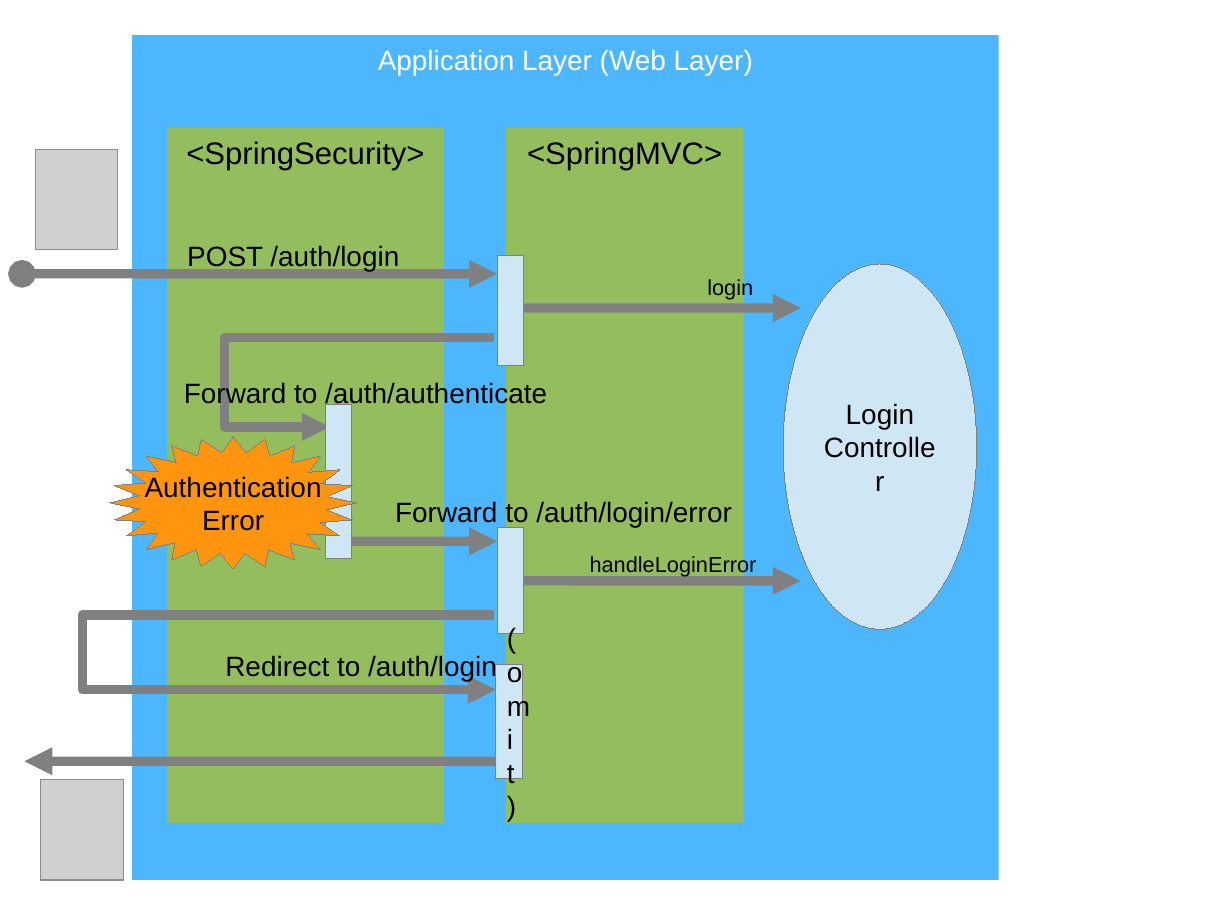
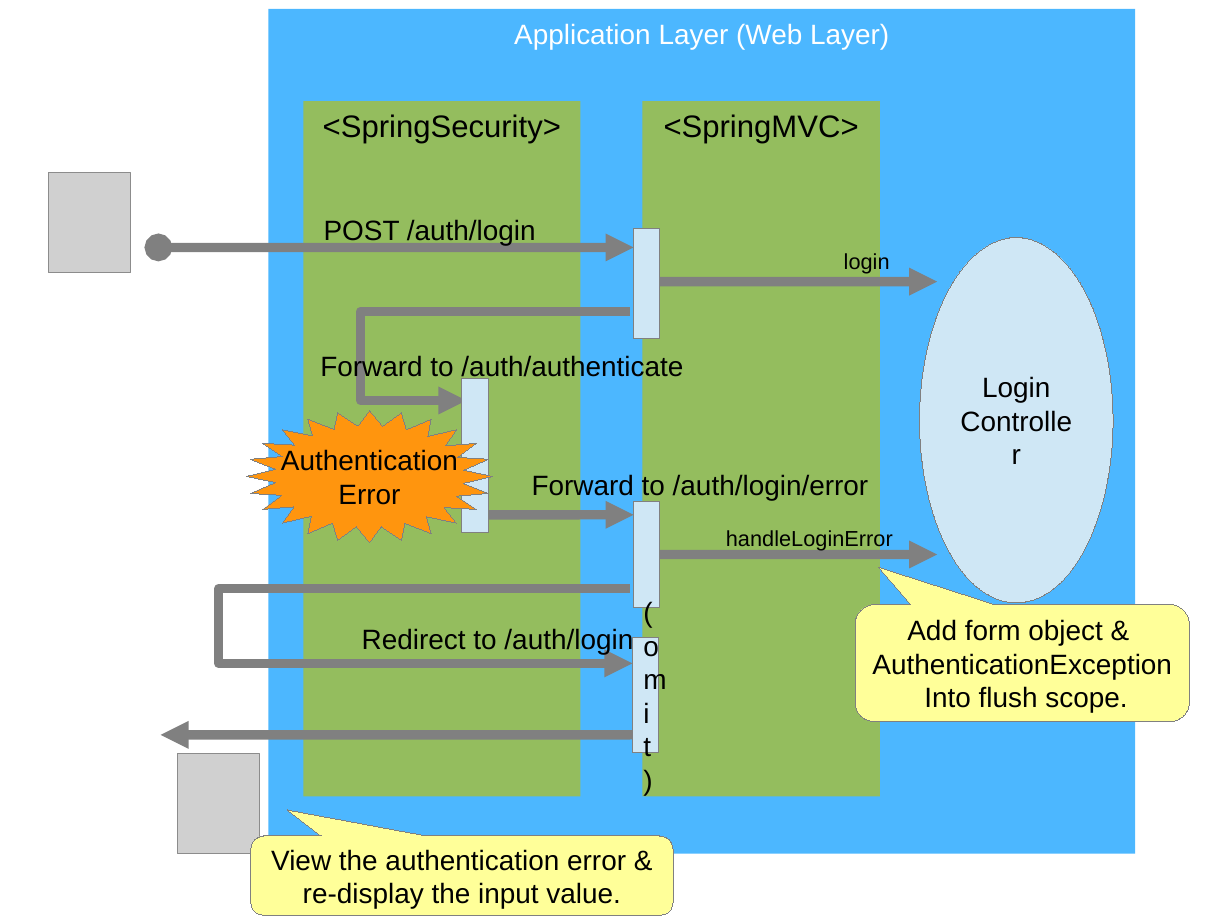
Before and after one commit to kazuki43zoo/demo-application, a slide deck: slide 4 of images/material.odp. Drawn at 1232x924 pixels with LibreOffice and Linux fonts; fonts in the diff are those of the drawing; grey boxes stand for pictures. Boxes give left, top, right and bottom in pixels: in the first picture for what was removed or moved away, otherwise in the second. Text is boxed around its words. In the diff, an @@ line names an element or a change of style, - is before the commit and + after.

```diff
--- a/images/material.odp
+++ b/images/material.odp
@@ picture: place and size @@
-picture at <box>35,150,117,250</box>
+picture at <box>48,172,131,273</box>
@@ 7 rectangles, 6 texts, 4 arrows, 3 freeform shapes, 1 picture, 1 ellipse, 1 double arrow: place and size @@
-7 rectangles, 6 texts, 4 arrows, 3 freeform shapes, 1 picture, 1 ellipse, 1 double arrow at <box>22,35,999,881</box>
+7 rectangles, 6 texts, 4 arrows, 3 freeform shapes, 1 picture, 1 ellipse, 1 double arrow at <box>159,9,1136,854</box>
@@ rounded speech box added at <box>855,605,1190,722</box>, fill #FFFF99, outline #808080 0 pt, 18 pt, text #000000 @@
+Add form object &
+AuthenticationException
+Into flush scope.
@@ rounded speech box added at <box>250,836,673,916</box>, fill #FFFF99, outline #808080 0 pt, 18 pt, text #000000 @@
+View the authentication error &
+re-display the input value.
```
Also in this commit, not shown: 5 other slides changed, 6 other files.
